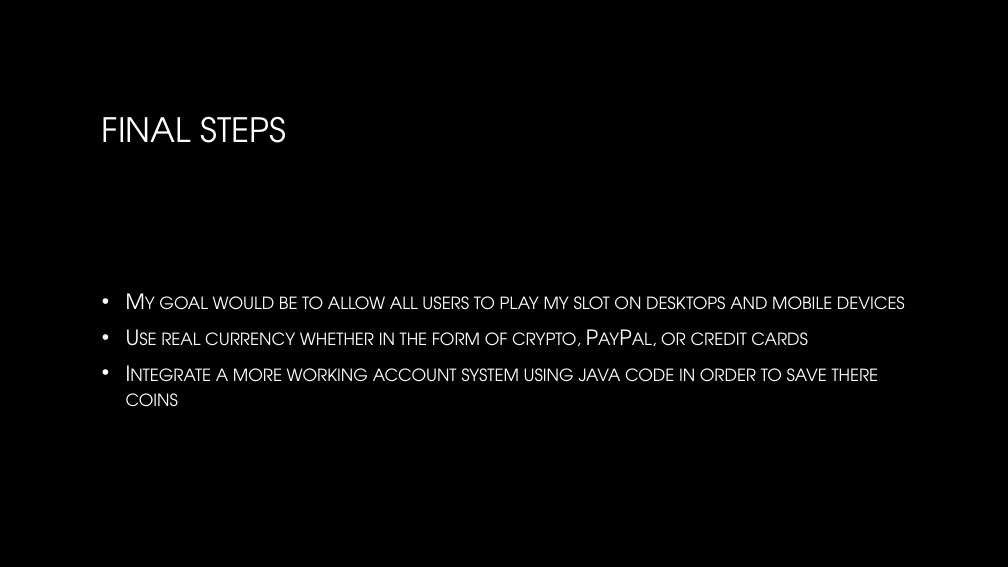
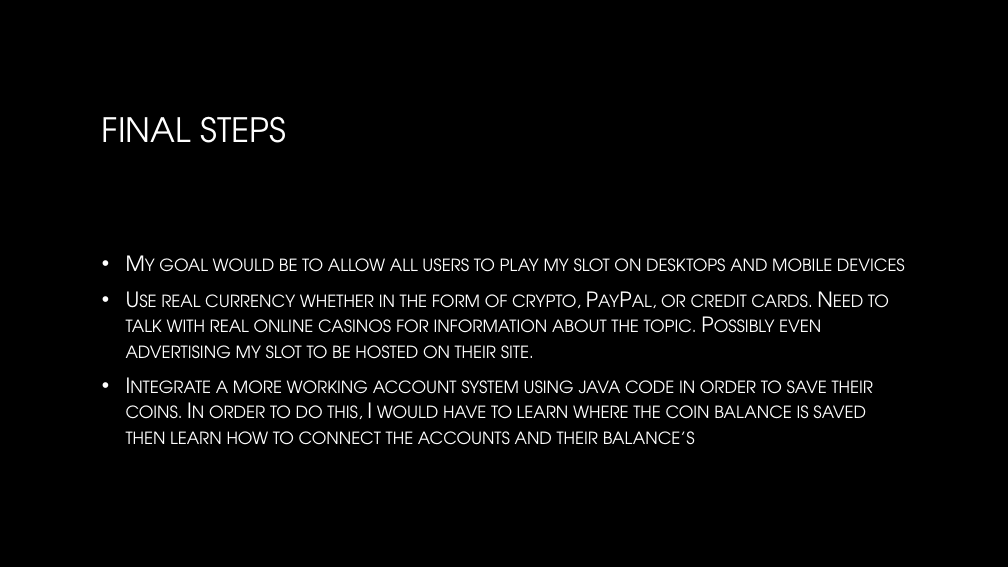
Before and after one commit to baziegl/Individual-Project-Ziegler, a slide deck: slide 6 of Presentation for Individual.pptx. Drawn at 1008x567 pixels with LibreOffice and Linux fonts; fonts in the diff are those of the drawing; background and template pictures are left out. Boxes give left, top, right and bottom in pixels: in the first picture for what was removed or moved away, otherwise in the second. Text is boxed around its words. In the diff, an @@ line names an element or a change of style, - is before the commit and + after.

Commit message:
udpated presentation

```diff
--- a/Presentation for Individual.pptx
+++ b/Presentation for Individual.pptx
@@ text at bbox=[126, 294, 889, 445]: text changed @@
-• Use real currency whether in the form of crypto, PayPal, or credit cards
-• Integrate a more working account system using java code in order to save there coins
+• Use real currency whether in the form of crypto, PayPal, or credit cards. Need to talk with real online casinos for information about the topic. Possibly even advertising my slot to be hosted on their site.
+• Integrate a more working account system using java code in order to save their coins. In order to do this, I would have to learn where the coin balance is saved then learn how to connect the accounts and their balance’s
```
Also in this commit, not shown: 1 other file.
